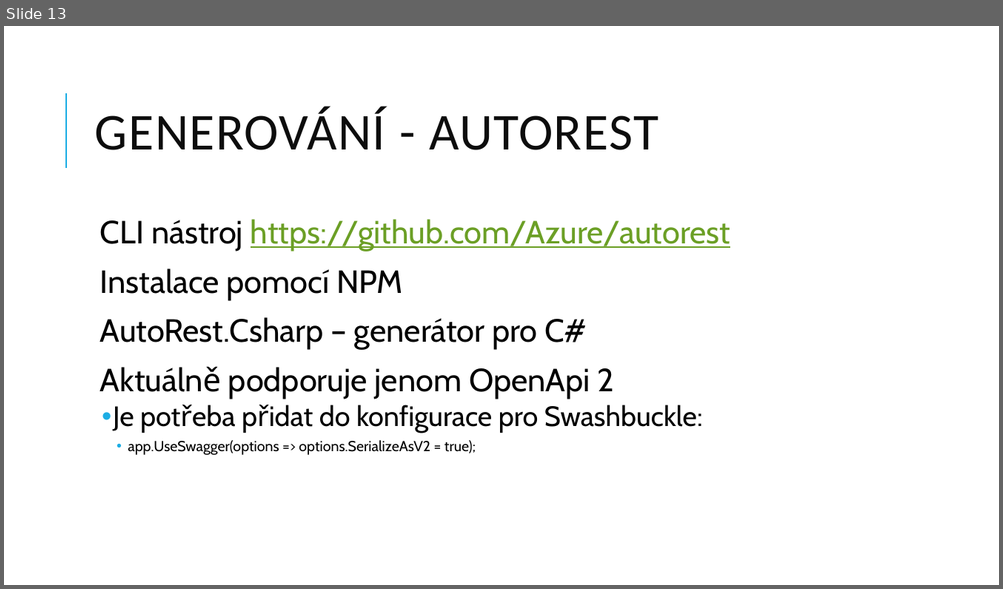
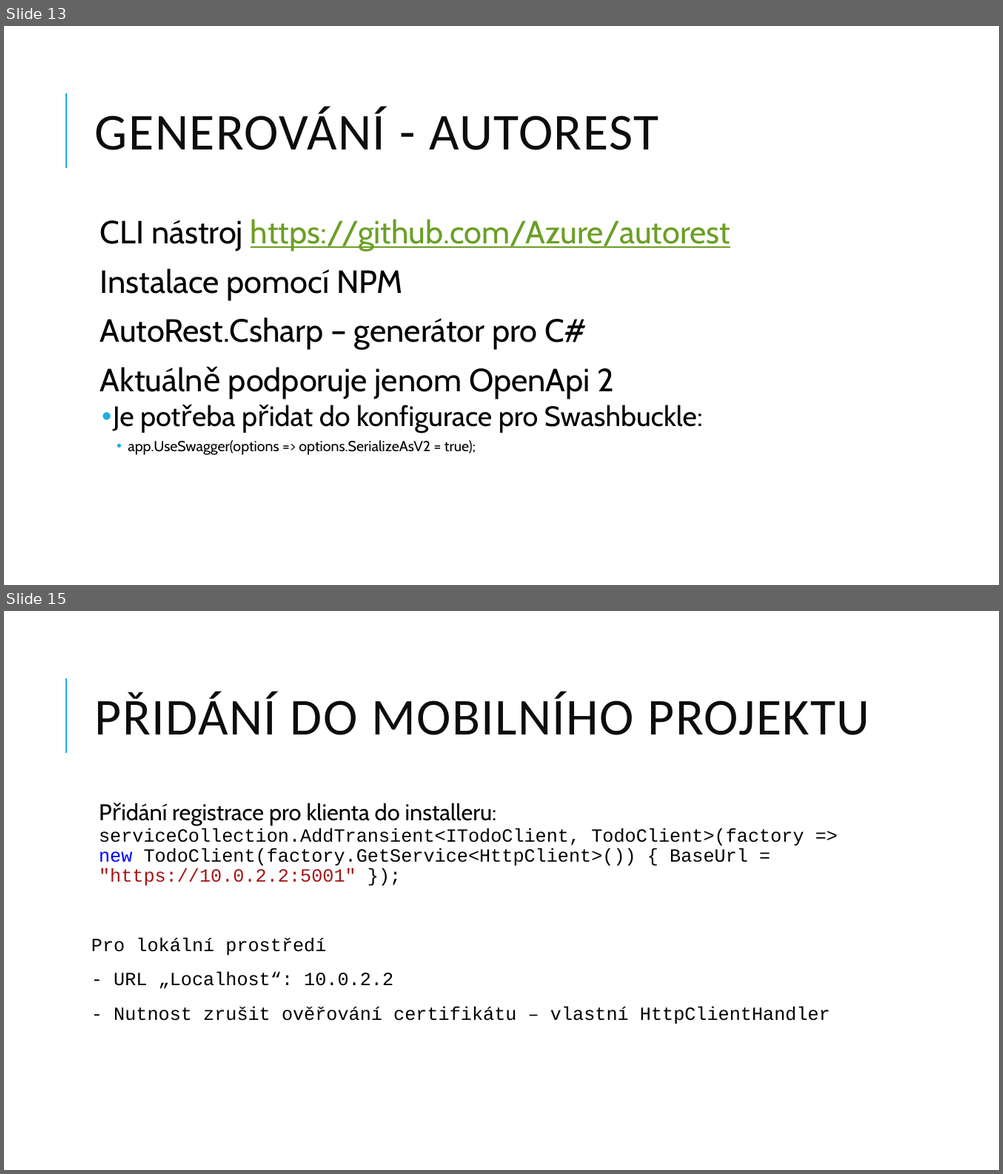
Before and after one commit to jasho/pv239-maui, a slide deck: 06_API/PV239-Xamarin-06_API.pptx. Shown one above the other, each under a label of ours: slide 13 before the commit, slides 13 and 15 after it; the slides between them are not shown. The pictures are 1003x589 and 1003x1174 pixels, drawn with LibreOffice and Linux fonts; fonts in the diff are those of the drawing. Boxes give left, top, right and bottom in pixels: in the first picture for what was removed or moved away, otherwise in the second. Text is boxed around its words. In the diff, an @@ line names an element or a change of style, - is before the commit and + after.

```diff
--- a/06_API/PV239-Xamarin-06_API.pptx
+++ b/06_API/PV239-Xamarin-06_API.pptx
@@ slide 15 added at (4, 611, 999, 1170), background #FFFFFF; not listed: 1 template element that a slide beside it also shows @@
@@ title added at (95, 692, 870, 735), 50 pt, text #0D0D0D @@
+PŘIDÁNÍ DO MOBILNÍHO PROJEKTU
@@ text added at (91, 803, 830, 1025), 18 pt, text #000000 @@
+  Přidání registrace pro klienta do installeru:
+  serviceCollection.AddTransient<ITodoClient, TodoClient>(factory => new TodoClient(factory.GetService<HttpClient>()) { BaseUrl = "https://10.0.2.2:5001" });
+Pro lokální prostředí
+- URL „Localhost“: 10.0.2.2
+- Nutnost zrušit ověřování certifikátu – vlastní HttpClientHandler
```
Also in this commit, not shown: 5 slides changed, 1 slide removed, 36 other files.
